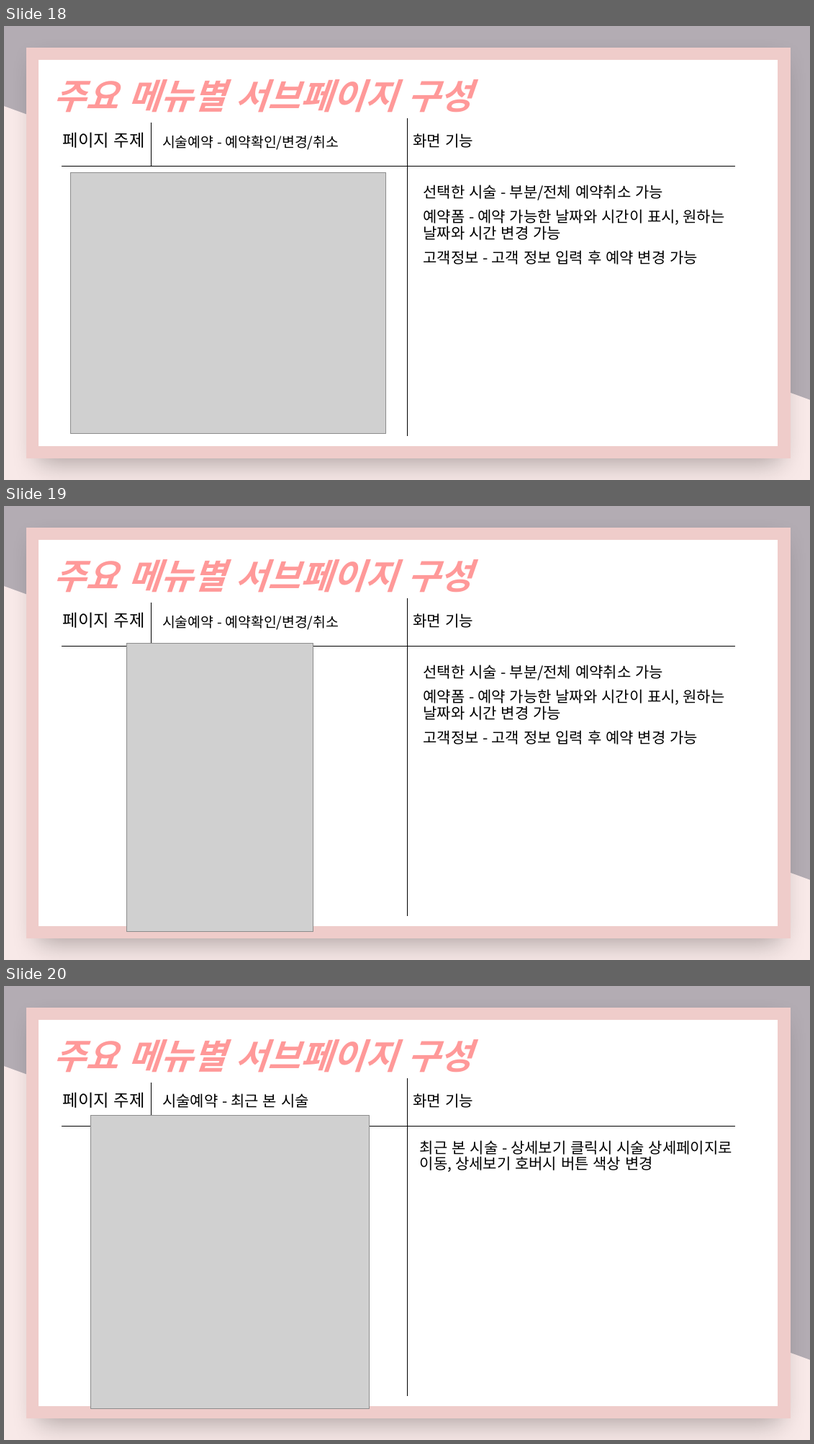
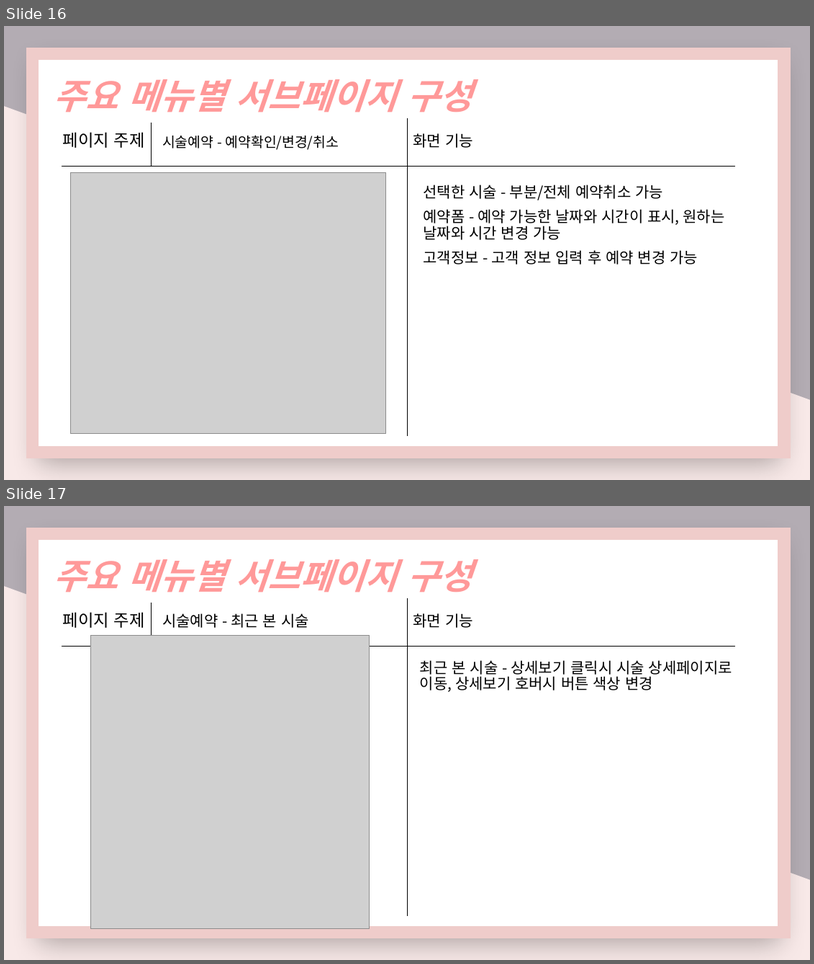
Before and after one commit to nimi2838/thecare, a slide deck: 졸작 기획서.pptx. Shown one above the other, each under a label of ours: slides 18, 19 and 20 before the commit, slides 16 and 17 after it. The pictures are 814x1444 and 814x964 pixels, drawn with LibreOffice and Linux fonts; fonts in the diff are those of the drawing; grey boxes stand for pictures. Boxes give left, top, right and bottom in pixels: in the first picture for what was removed or moved away, otherwise in the second. Text is boxed around its words. In the diff, an @@ line names an element or a change of style, - is before the commit and + after.

```diff
--- a/졸작 기획서.pptx
+++ b/졸작 기획서.pptx
@@ slide 19 removed at [4,506,810,960], background gradient #B3ACB3 to #F8E9E8 @@
@@ rectangle removed at [32,534,785,932] @@
@@ text removed at [53,559,472,592] @@
-주요 메뉴별 서브페이지 구성
@@ text removed at [63,612,145,628] @@
-페이지 주제
@@ line removed from (152, 602) to (152, 646) @@
@@ line removed from (407, 598) to (407, 916) @@
@@ text removed at [413,613,473,628] @@
-화면 기능
@@ text removed at [162,615,339,630] @@
-시술예약 - 예약확인/변경/취소
@@ line removed from (62, 646) to (736, 646) @@
@@ picture removed at [127,644,313,932] @@
@@ text removed at [423,664,725,744] @@
-선택한 시술 - 부분/전체 예약취소 가능
-예약폼 - 예약 가능한 날짜와 시간이 표시, 원하는 날짜와 시간 변경 가능
-고객정보 - 고객 정보 입력 후 예약 변경 가능
@@ what was slide 18 is now slide 16 @@
@@ what was slide 20 is now slide 17 @@
```
Also in this commit, not shown: 7 slides changed, 4 slides added, 2 other slides removed, 8 other files.
